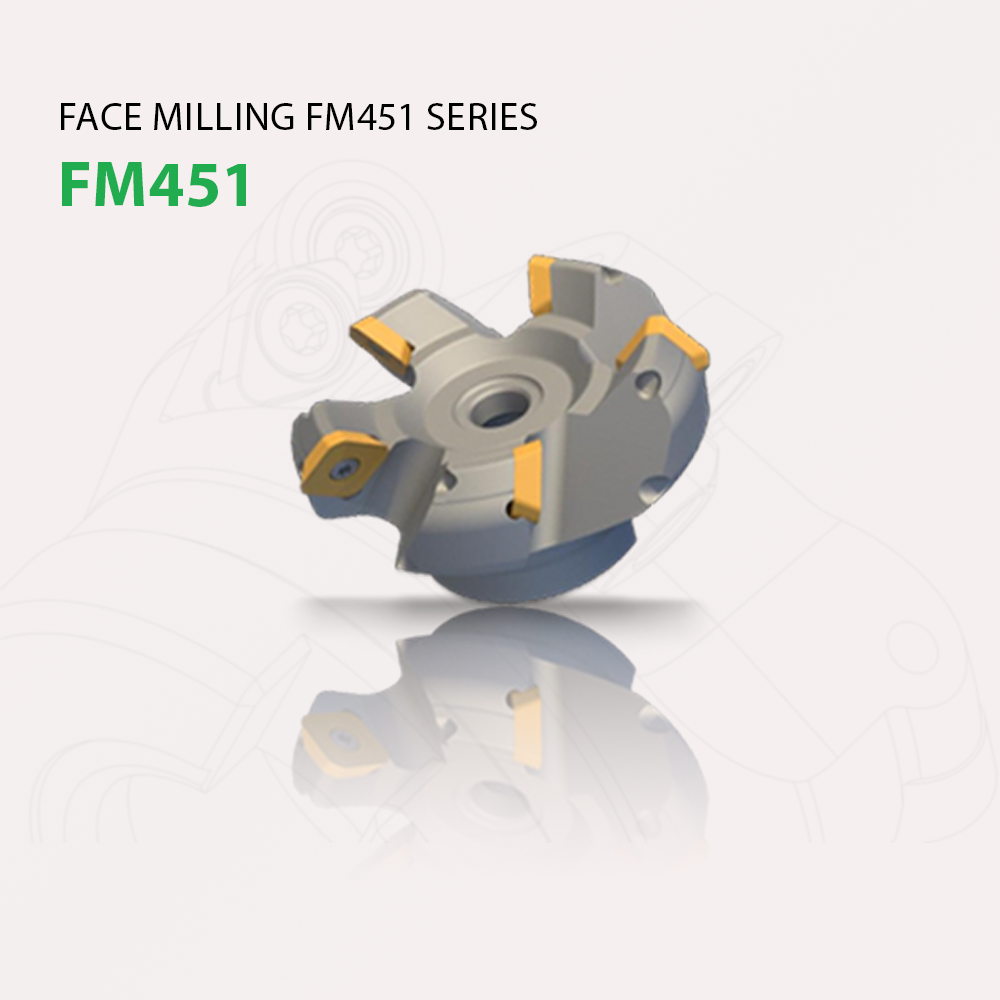
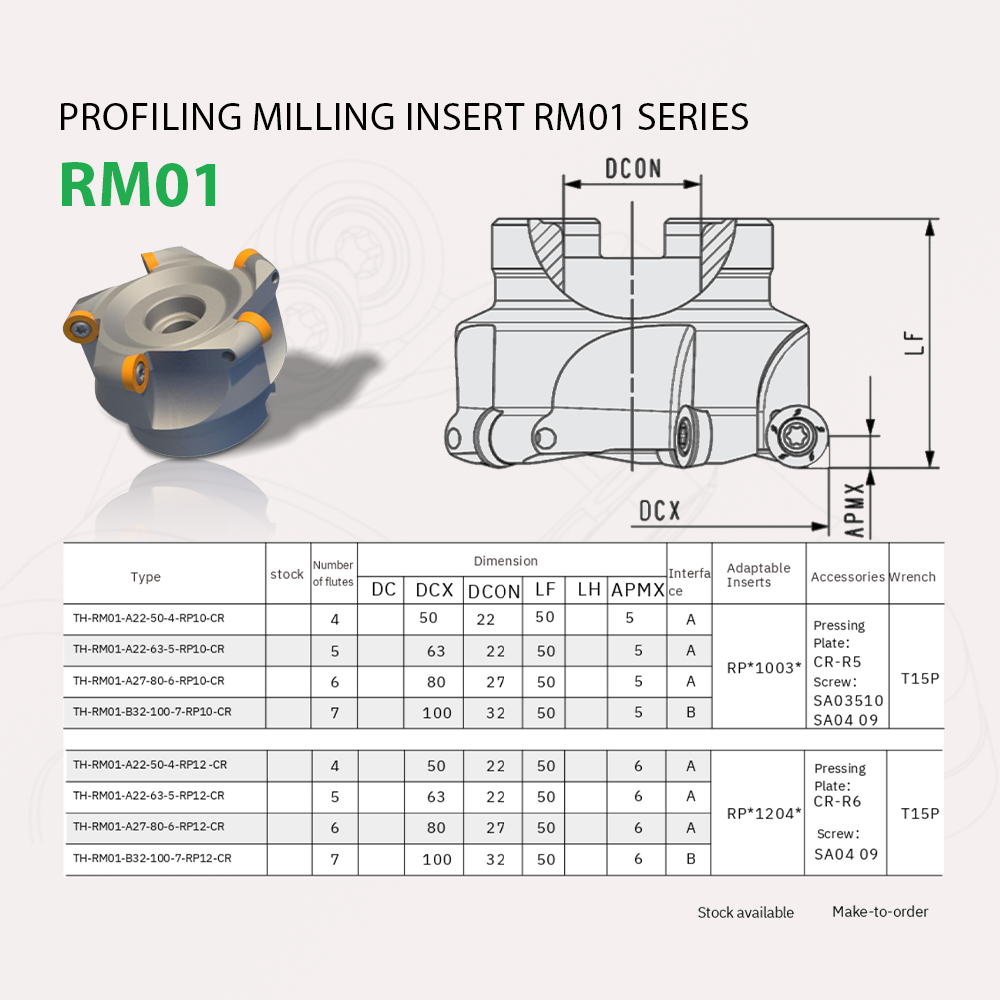
Layered file, before and after one edit (1000px x 1000px). Changes by layer:
removed group "01-sekt12t3-fm451.seo" (29 layers) over [61, 103, 941, 918]
removed group "holder-anh-san-pham" (3 layers) from group "01-sekt12t3-fm451.seo" over [61, 103, 717, 878]
removed layer "Face milling FM451 series" (1st of 2, in "01-sekt12t3-fm451.seo" › "holder-anh-san-pham") from group "holder-anh-san-pham" over [61, 103, 537, 130]
removed layer "FM451 copy 3" from group "holder-anh-san-pham" over [62, 162, 246, 207]
removed layer "holder fm451 copy" from group "holder-anh-san-pham" over [284, 246, 717, 878]
moved "Color Fill 1" (1st of 3) out of group "anh-thong-so-ky-thuat", painted on it over [443, 157, 940, 541]
renamed "Layer 8 copy" to "Layer 4", opacity 50% → 100%, moved it out of group "hinh-dai-dien copy", painted on it, unmasked it over [63, 504, 945, 918]
added group "Profiling milling insert RM01 series" (1st of 3) with 3 layers above "Profiling milling insert RM01 series" over [61, 103, 748, 567]
added layer "holder copy" (1st of 2, in "Profiling milling insert RM01 series") in group "Profiling milling insert RM01 series" over [62, 246, 390, 567]
added layer "Profiling milling insert RM01 series copy" in group "Profiling milling insert RM01 series" over [61, 103, 748, 130]
added layer "RM01 copy" in group "Profiling milling insert RM01 series" over [62, 162, 215, 207]